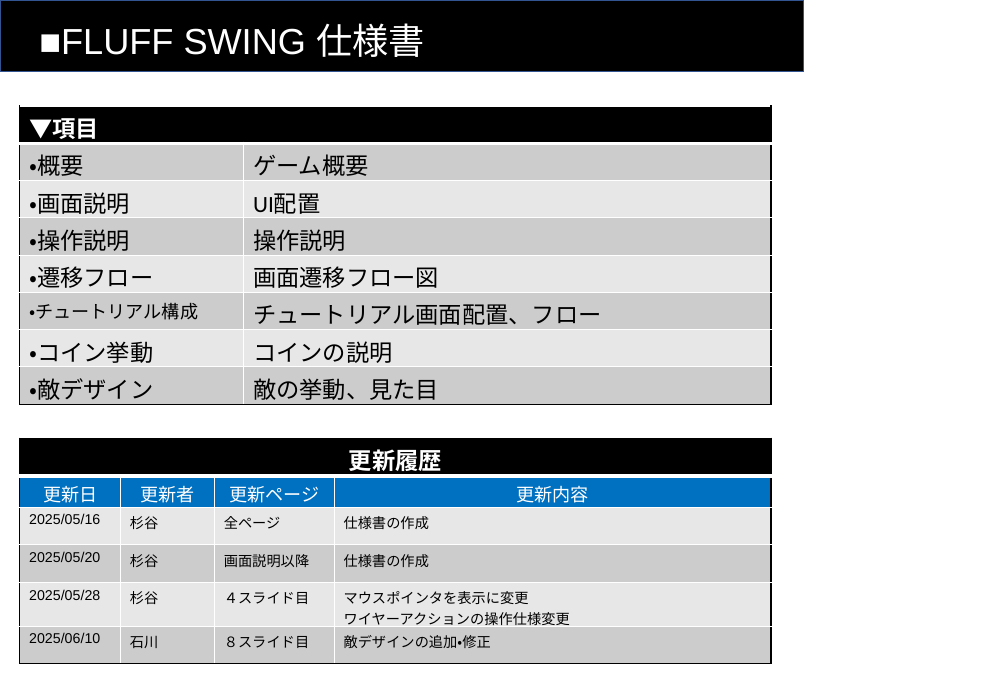
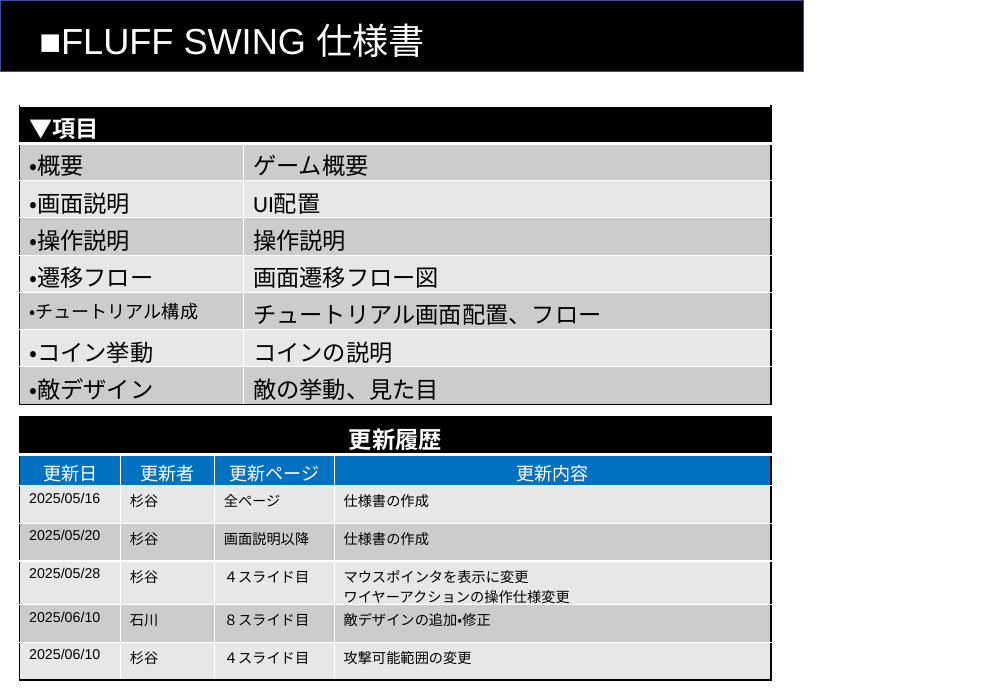
Before and after one commit to Koha58/FLUFF_SWING, a slide deck: slide 1 of Assets/Specs/仕様書.pptx. Drawn at 1008x698 pixels with LibreOffice and Linux fonts; fonts in the diff are those of the drawing. Boxes give left, top, right and bottom in pixels: in the first picture for what was removed or moved away, otherwise in the second. Text is boxed around its words. In the diff, an @@ line names an element or a change of style, - is before the commit and + after.

Commit message:
Playerの攻撃用のスクリプト作成中。

```diff
--- a/Assets/Specs/仕様書.pptx
+++ b/Assets/Specs/仕様書.pptx
@@ table at bbox=[20, 417, 771, 680] @@
+row 7: 2025/06/10 | 杉谷 | ４スライド目 | 攻撃可能範囲の変更
@@ table: place and size @@
-table at bbox=[20, 438, 771, 664]
+table at bbox=[20, 417, 771, 680]
```
Also in this commit, not shown: 1 other slide changed, 9 other files.
